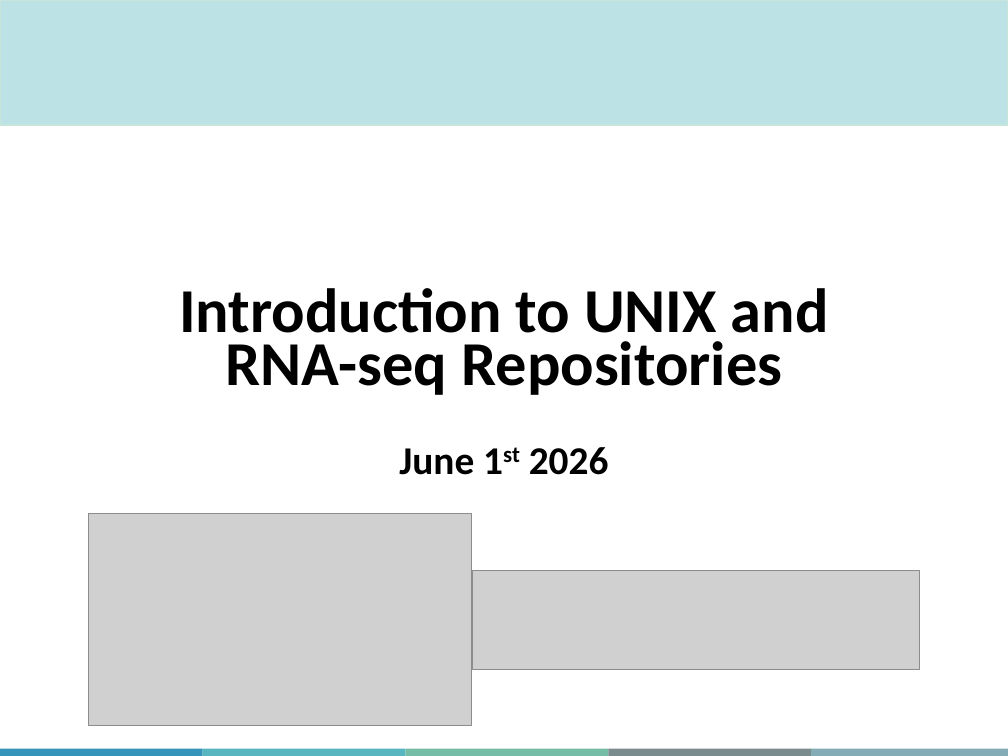
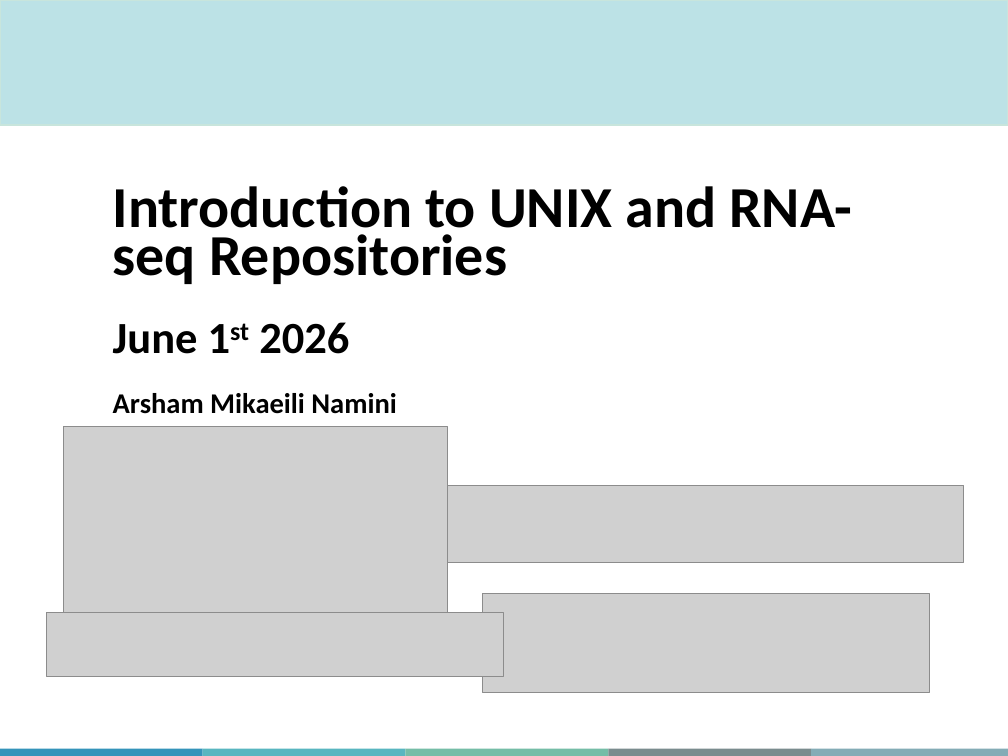
Before and after one commit to QLS-MiCM/Introduction-to-RNA-seq, a slide deck: slide 1 of Slides/Introduction-to-UNIX-and-RNA-seq-Repositories.pptx. Drawn at 1008x756 pixels with LibreOffice and Linux fonts; fonts in the diff are those of the drawing; grey boxes stand for pictures; background and template pictures are left out. Boxes give left, top, right and bottom in pixels: in the first picture for what was removed or moved away, otherwise in the second. Text is boxed around its words. In the diff, an @@ line names an element or a change of style, - is before the commit and + after.

```diff
--- a/Slides/Introduction-to-UNIX-and-RNA-seq-Repositories.pptx
+++ b/Slides/Introduction-to-UNIX-and-RNA-seq-Repositories.pptx
@@ text "Introduction to UNIX and RNA-seq ...": place and size @@
-text "Introduction to UNIX and RNA-seq ..." at <box>179,288,829,475</box>
+text "Introduction to UNIX and RNA-seq ..." at <box>113,186,852,427</box>
@@ text at <box>113,186,852,354</box>: size 44.5 to 41.4 pt in "Introduction to UNIX and RNA-seq Repositories"; size 28.1 to 31.8 pt in "June 1st 2026"; alignment centre to left @@
@@ text at <box>113,393,396,427</box>: paragraphs added @@
+Arsham Mikaeili Namini
+Zahra Tavakol
@@ picture: place and size @@
-picture at <box>88,514,472,726</box>
+picture at <box>64,426,448,638</box>
@@ picture added at <box>448,485,964,562</box> @@
@@ picture: place and size @@
-picture at <box>473,571,920,669</box>
+picture at <box>483,594,930,692</box>
@@ picture added at <box>46,613,504,677</box> @@
```
Also in this commit, not shown: 1 other slide changed, 16 slides added, 7 slides removed, 7 other files.
